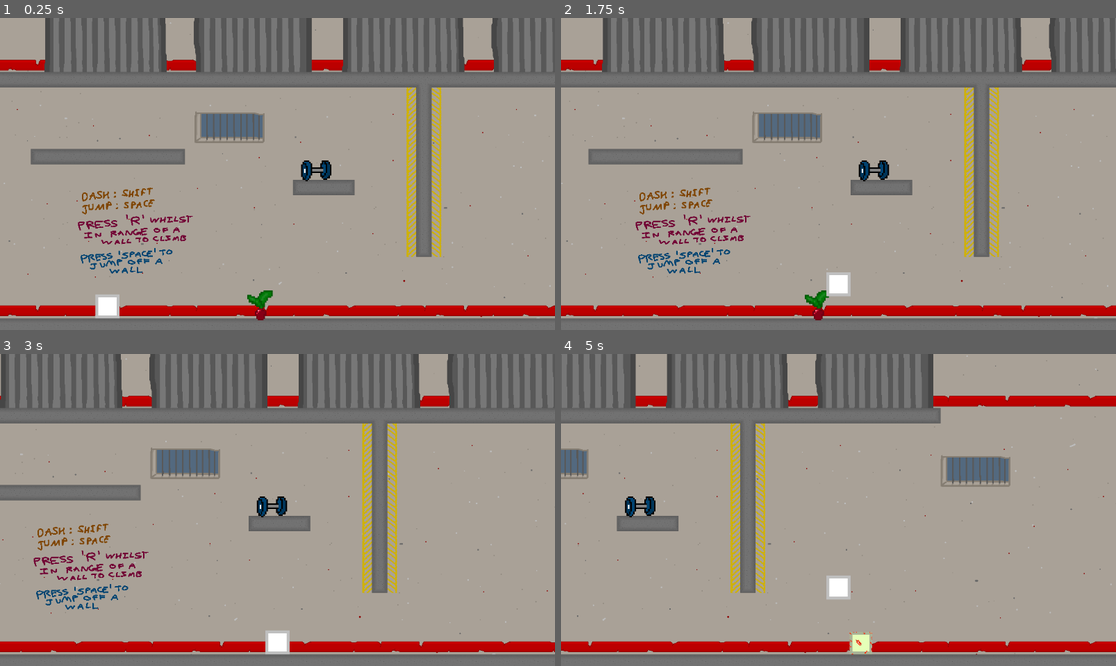
Above: before the commit, frames 1-4 (two rows, left to right).
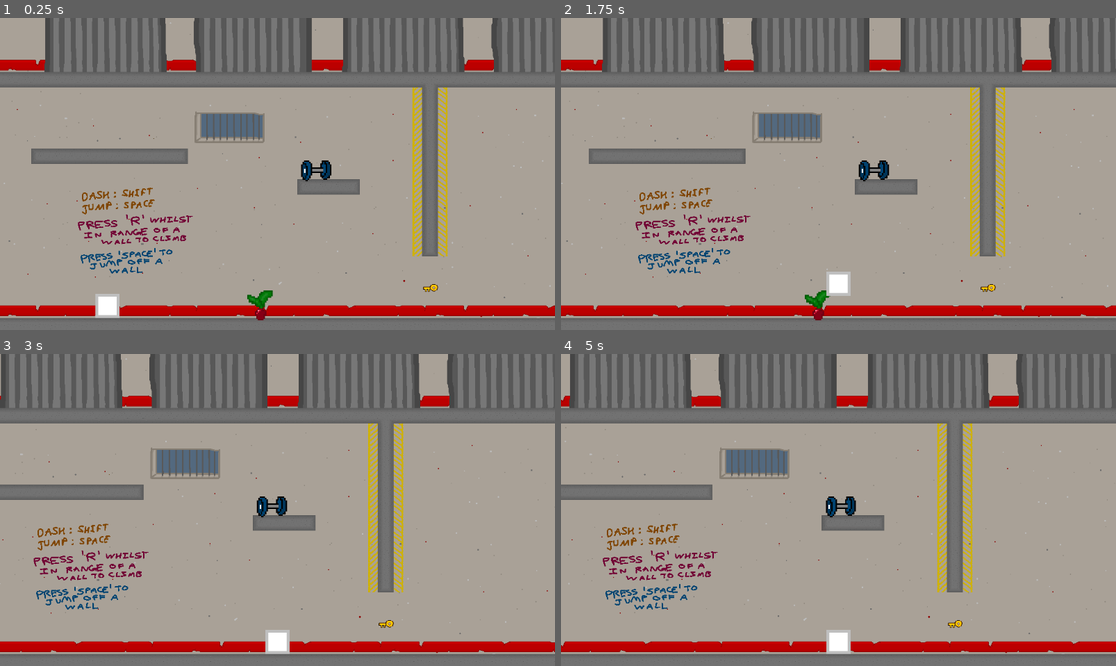
Above: after the commit, the same moments.

Repository: 19PettitR/the-swarm
Game: Godot game, scene res://main.tscn
The game is run twice, just before and just after one commit, with the same random seed, the same clock (stepped at 60 frames per second) and the same inputs.
Inputs:
- Up to frame 1 (0.25 s): no input
- Up to frame 2 (1.75 s): tap Enter at 0.5 s; hold D (right) from 0.53 s (still down); tap E (attack) at 0.6, 1.35 s; tap Space (jump) at 0.77, 1.52 s
- Up to frame 3 (3 s): release D (right) at 2.03 s; hold A (left) 2.03-2.78 s; tap R (climb) at 2.1 s; tap E (attack) at 2.3 s; hold D (right) from 2.78 s (still down); tap Shift (dash) at 2.85 s
- Up to frame 4 (5 s): tap Space (jump) at 3.02, 3.77, 4.52 s; tap E (attack) at 3.05, 3.6, 4.35 s; release D (right) at 4.28 s; hold A (left) from 4.28 s (still down)

The runs differ from the first frame. In frame 1, 2.8% of the frame differs, in the area x 5-98%, y 20-97%; in frame 2, 2.8%; in frame 3, 2.8%; in frame 4, 27%, in the area x 0-100%, y 0-97%.

Commit message:
milestone 5 (complete??)

Diff:
--- /dev/null
+++ b/Doors/Door.tscn
@@ -0,0 +1,21 @@
+[gd_scene load_steps=4 format=3 uid="uid://d4bgfk4pag04u"]
+
+[ext_resource type="Script" path="res://Doors/door.gd" id="1_n5iyu"]
+
+[sub_resource type="RectangleShape2D" id="RectangleShape2D_ndqh5"]
+size = Vector2(23, 121)
+
+[sub_resource type="RectangleShape2D" id="RectangleShape2D_un7gr"]
+
+[node name="Door" type="Area2D"]
+script = ExtResource("1_n5iyu")
+
+[node name="CollisionShape2D" type="CollisionShape2D" parent="."]
+shape = SubResource("RectangleShape2D_ndqh5")
+debug_color = Color(0, 0.631662, 0.459811, 0.42)
+
+[node name="CharacterBody2D" type="CharacterBody2D" parent="."]
+
+[node name="CollisionShape2D" type="CollisionShape2D" parent="CharacterBody2D"]
+scale = Vector2(0.940914, 5.95903)
+shape = SubResource("RectangleShape2D_un7gr")
--- /dev/null
+++ b/Doors/door.gd
@@ -0,0 +1,31 @@
+extends Area2D
+
+# Reference to the player to check if the player touched the door
+@onready var player = PlayerManager.player
+# Reference to the key that unlocks the door
+@export var unlock_key : String
+# Used in later milestones
+var my_position
+
+
+## Connects the body_entered signal to the _open subroutine
+func _ready() -> void:
+	body_entered.connect(_open)
+
+
+## Responsible for opening the door when the player touches the door
+func _open(p:Node2D) -> void:
+	if p == player:
+		for id in range(len(player.inventory)):
+			if player.inventory[id] == unlock_key:
+				_unlock()
+	else:
+		if str(p.name).begins_with("Enemy"):
+			p.turn_around()
+
+
+
+## Once the door has been unlocked, change position so it cannot be seen
+func _unlock() -> void:
+	global_position.x = 120
+	global_position.y = 2400
--- a/Enemies/Level 1/enemy.gd
+++ b/Enemies/Level 1/enemy.gd
@@ -44,6 +44,8 @@
 var relative_player_direction : int
 # The direction that the enemy is moving
 var direction : int = 1
+# Tracks whether the enemy is at a door or not
+var at_door : bool = false
 
 # Stores whether the player can be attacked (if they are within attack range)
 var enemy_can_attack : bool = false
@@ -112,58 +114,70 @@
 			velocity += get_gravity() * delta
 		# Knockback takes priority over other movement
 		if not enemy_hit:
-			# Normal chasing and patrolling when the enemy is not attacking
-			if not enemy_is_attacking:
-				# If the player is not in range, the enemy should patrol up and down
+			# Must turn around at a door, else enemy will become stuck
+			if not at_door:
+				# Normal chasing and patrolling when the enemy is not attacking
+				if not enemy_is_attacking:
+					# If the player is not in range, the enemy should patrol up and down
+					if not player_within_range:
+						# If the enemy is further left of the left boundary, they should start moving right
+						if global_position.x <= left_boundary:
+							direction = 1
+						# If the enemy is further right of the right boundary, they should start moving left
+						elif global_position.x >= right_boundary:
+							direction = -1
+
+						velocity.x = speed * direction
+
+					# If the player is in range, they should be followed
+					else:
+						# If player is to the left
+						if relative_player_direction == -1:
+							# If left boundary reached
+							if global_position.x <= left_boundary:
+								# Do not follow player
+								direction = 0
+							else:
+								direction = -1
+						# If player is to the right
+						elif relative_player_direction == 1:
+							# If right boundary reached
+							if global_position.x >= right_boundary:
+								# Do not follow player
+								direction = 0
+							else:
+								direction = 1
+						# If player is in the same vertical line, do not move
+						else:
+							direction = 0
+
+						velocity.x = chase_speed * direction
+
+						# Random chance of the enemy attacking
+						if enemy_can_attack and not enemy_attack_cooldown:
+							# A 1 in [enemy_attack_chance] chance of the enemy attacking
+							if randi_range(1, enemy_attack_chance) == 1:
+								# Call a subroutine to handle the attack timings
+								_attack_timings()
+								# Cause the enemy to lunge at the player; overwrites previous velocity.x
+								velocity.x = velocity.x * enemy_attack_boost
+								velocity.y = randi_range(-400, -50)
+
+				# If enemy_is_attacking
+				else:
+					# Prevent the enemy from leaving their boundary
+					if global_position.x <= left_boundary or global_position.x >= right_boundary:
+						velocity.x = 0
+			# If the enemy is at a door
+			else:
+				# Move like normal, direciton will be away from the door
+				velocity.x = speed * direction
+				# If distance between boundary and door is less than detection range
+				if global_position.x <= left_boundary or global_position.x >= right_boundary:
+					at_door = false
+				# Once player is not detected, normal movement resumes
 				if not player_within_range:
-					# If the enemy is further left of the left boundary, they should start moving right
-					if global_position.x <= left_boundary:
-						direction = 1
-					# If the enemy is further right of the right boundary, they should start moving left
-					elif global_position.x >= right_boundary:
-						direction = -1
-
-					velocity.x = speed * direction
-
-				# If the player is in range, they should be followed
-				else:
-					# If player is to the left
-					if relative_player_direction == -1:
-						# If left boundary reached
-						if global_position.x <= left_boundary:
-							# Do not follow player
-							direction = 0
-						else:
-							direction = -1
-					# If player is to the right
-					elif relative_player_direction == 1:
-						# If right boundary reached
-						if global_position.x >= right_boundary:
-							# Do not follow player
-							direction = 0
-						else:
-							direction = 1
-					# If player is in the same vertical line, do not move
-					else:
-						direction = 0
-
-					velocity.x = chase_speed * direction
-
-					# Random chance of the enemy attacking
-					if enemy_can_attack and not enemy_attack_cooldown:
-						# A 1 in [enemy_attack_chance] chance of the enemy attacking
-						if randi_range(1, enemy_attack_chance) == 1:
-							# Call a subroutine to handle the attack timings
-							_attack_timings()
-							# Cause the enemy to lunge at the player; overwrites previous velocity.x
-							velocity.x = velocity.x * enemy_attack_boost
-							velocity.y = randi_range(-400, -50)
-
-			# If enemy_is_attacking
-			else:
-				# Prevent the enemy from leaving their boundary
-				if global_position.x <= left_boundary or global_position.x >= right_boundary:
-					velocity.x = 0
+					at_door = false
 		# If enemy has been hit (during knockback)
 		else:
 			# Prevent the enemy from leaving their boundary
@@ -223,6 +237,12 @@
 		enemy_hit = false
 
 
+## Makes the enemy turn around when they reach a door (so they dont get stuck)
+func turn_around():
+	at_door = true
+	direction = direction * -1
+
+
 ## Starts the enemy checking for damage to be taken
 func _check_for_damage() -> void:
 	player_in_hitbox = true
--- a/Globals/player_manager.gd
+++ b/Globals/player_manager.gd
@@ -29,6 +29,7 @@
 	# Player should die if their health goes below 0
 	if player.health + s <= 0:
 		_player_die()
+	# Player's health should be set to maximum if it reaches above its maximum
 	elif player.health + s >= player.max_health:
 		player.health = player.max_health
 	else:
@@ -43,7 +44,9 @@
 
 ## Adds items to the player's inventory
 func item_add(id:String, strength:int, heal:int) -> void:
+	# Add the item to the inventory
 	player.inventory.append(id)
+	# Update the necessary player variables
 	player.attack_strength += strength
 	player_health(heal)
 	print(player.inventory)
--- a/Items/item.gd
+++ b/Items/item.gd
@@ -1,21 +1,28 @@
 class_name Item extends Area2D
 
+# Reference to the player so it can be checked whether they touched the item
 @onready var player = PlayerManager.player
 
+# Variables about item
 @export var item_id : String = "1"
 @export var item_strength : int = 2
 @export var item_heal : int = 3
 
+# Used in later milestones
 var collected : bool = false
 var my_position : Vector2
 
 
+## Connects the body_entered signal to the _collection subroutine
 func _ready() -> void:
 	body_entered.connect(_collection)
 
 
+## Responsible for handling the item's collection
 func _collection(p:Node2D) -> void:
 	if p == player:
+		# Add the item to the player's inventory and update their variables
 		PlayerManager.item_add(item_id, item_strength, item_heal)
+		# Change the position of the item so it is out of the player's sight
 		global_position.x = 120
 		global_position.y = 2400
--- a/main.tscn
+++ b/main.tscn
@@ -1,14 +1,16 @@
-[gd_scene load_steps=12 format=3 uid="uid://bodn1k2kmnb7x"]
+[gd_scene load_steps=14 format=3 uid="uid://bodn1k2kmnb7x"]
 
 [ext_resource type="PackedScene" uid="uid://c3f0kuo0h1p3f" path="res://Player/player.tscn" id="1_7u0w7"]
 [ext_resource type="Texture2D" uid="uid://mq86p64y4k0p" path="res://Level/Backgrounds/Facility.png" id="1_fo4jl"]
 [ext_resource type="Texture2D" uid="uid://83jlsotu8ofp" path="res://Level/tilemap.png" id="2_kbh2p"]
 [ext_resource type="PackedScene" uid="uid://dmutaerqf1ss4" path="res://Level/Climbing Area/climbing_area.tscn" id="4_lo3lw"]
 [ext_resource type="PackedScene" uid="uid://bunul34g0qaq6" path="res://Enemies/Level 1/enemy_1.tscn" id="5_wpghv"]
-[ext_resource type="PackedScene" uid="uid://dbj6j6ud43kwc" path="res://Items/item_structure.tscn" id="6_3k1rt"]
+[ext_resource type="PackedScene" path="res://Items/item_structure.tscn" id="6_3k1rt"]
 [ext_resource type="Texture2D" uid="uid://b0dnfemddw3vj" path="res://Items/Strength/dumbbells.png" id="7_uadgo"]
 [ext_resource type="Texture2D" uid="uid://8jk88j6c2el4" path="res://Items/Healing/medical bag.png" id="8_2g1ff"]
 [ext_resource type="Texture2D" uid="uid://wh7h1f58x2m" path="res://Items/Collectibles/radish.png" id="9_t4v78"]
+[ext_resource type="PackedScene" uid="uid://d4bgfk4pag04u" path="res://Doors/Door.tscn" id="10_qqe15"]
+[ext_resource type="Texture2D" uid="uid://d2qmuje6peukk" path="res://Items/Keys/placeholder.png" id="12_dlh43"]
 
 [sub_resource type="TileSetAtlasSource" id="TileSetAtlasSource_5nyum"]
 texture = ExtResource("2_kbh2p")
@@ -94,6 +96,7 @@
 
 [node name="TileMap" type="TileMap" parent="."]
 texture_filter = 1
+scale = Vector2(1.01443, 0.999658)
 tile_set = SubResource("TileSet_q2n1h")
 format = 2
 layer_0/tile_data = PackedInt32Array(3932160, 65537, 0, 3932161, 65537, 0, 3932162, 65537, 0, 3932163, 65537, 0, 393216 …(14135 unchanged characters)…
@@ -174,3 +177,23 @@
 texture_filter = 1
 position = Vector2(-1.97425e-05, 2.58769)
 texture = ExtResource("9_t4v78")
+
+[node name="Door" parent="." instance=ExtResource("10_qqe15")]
+position = Vector2(894, 1856)
+scale = Vector2(0.770947, 0.796552)
+unlock_key = "KE00"
+
+[node name="Sprite2D" type="Sprite2D" parent="Door"]
+texture_filter = 1
+scale = Vector2(-1.259, 1.15178)
+texture = ExtResource("12_dlh43")
+
+[node name="Item4" parent="." instance=ExtResource("6_3k1rt")]
+position = Vector2(319, 1546)
+item_id = "KE00"
+item_strength = 0
+item_heal = 0
+
+[node name="Sprite2D" type="Sprite2D" parent="Item4"]
+scale = Vector2(0.0563492, 0.0563492)
+texture = ExtResource("12_dlh43")
--- a/project.godot
+++ b/project.godot
@@ -81,7 +81,6 @@
 [layer_names]
 
 2d_physics/layer_1="Tile Map"
-2d_physics/layer_5="Player"
 
 [rendering]
 
Binary file added: Doors/red_door.png
Not shown, added: Doors/red_door.png.import
Not shown: 1 places in Enemies/Level 1/enemy_1.tscn that only renumber resources
Binary file added: Items/Keys/placeholder.png
Not shown, added: Items/Keys/placeholder.png.import
Not shown, added: Doors/placeholder.png~
Not shown, added: Items/Keys/placeholder.png~
